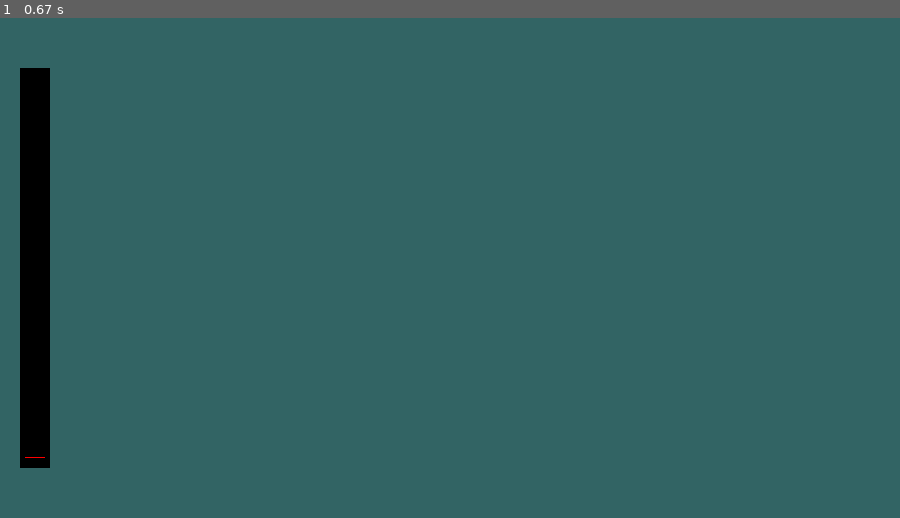
Above: before the commit, frame 1.
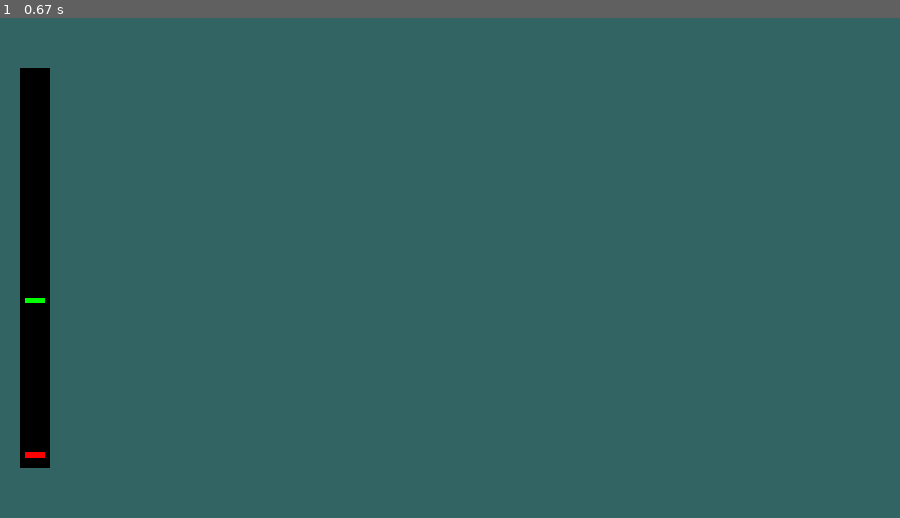
Above: after the commit, the same moment.

Repository: LionelMessiOfCoding/Pygame-Spammer-Quiz
Game: pygame game, started from main.py
Same seed, same stepped clock (60 frames per second), same inputs: the game is played once before the commit and once after it.
Inputs:
- Up to frame 1 (0.67 s): tap Ctrl at 0.33 s

The runs differ from the first frame. In frame 1, less than 0.1% of the frame differs, in the area x 2-5%, y 56-88%.

Commit message:
Bar - raised difficulty for top portion of bar

Diff:
--- a/main.py
+++ b/main.py
@@ -8,6 +8,7 @@
 TURQUOISE = (50, 100, 100)
 BLACK = (0, 0, 0)
 RED = (255, 0, 0)
+GREEN = (0, 255, 0)
 
 BAR_WIDTH = 20
 BAR_HEIGHT = 380
@@ -15,6 +16,7 @@
 BAR_BACKGROUND = pygame.Rect(20, 50, 30, 400)
 BAR = pygame.Rect(25, 60, BAR_WIDTH, BAR_HEIGHT)
 BAR_COVER = pygame.Rect(25, 60, BAR_WIDTH, BAR_HEIGHT)
+BAR_SAFETY_LINE = pygame.Rect(25, 280, BAR_WIDTH, 5)
 
 
 def draw_window():
@@ -22,11 +24,14 @@
     pygame.draw.rect(WIN, BLACK, BAR_BACKGROUND)
     pygame.draw.rect(WIN, RED, BAR)
     pygame.draw.rect(WIN, BLACK, BAR_COVER)
+    pygame.draw.rect(WIN, GREEN, BAR_SAFETY_LINE)
     pygame.display.update()
 
 def resize_bar_cover():
-    if BAR_COVER.height >= 20:
-        BAR_COVER.height -= 20
+    if BAR_COVER.height >= 200:
+        BAR_COVER.height -= 25
+    elif BAR_COVER.height < 200 and BAR_COVER.height >= 15:
+        BAR_COVER.height -= 15
 
 def main():
     clock = pygame.time.Clock()
@@ -41,7 +46,7 @@
                 run = False
 
             if event.type == pygame.KEYDOWN:
-                if event.key == pygame.K_LCTRL:
+                if event.key == pygame.K_LCTRL or event.key == pygame.K_RCTRL:
                     resize_bar_cover()
 
 
